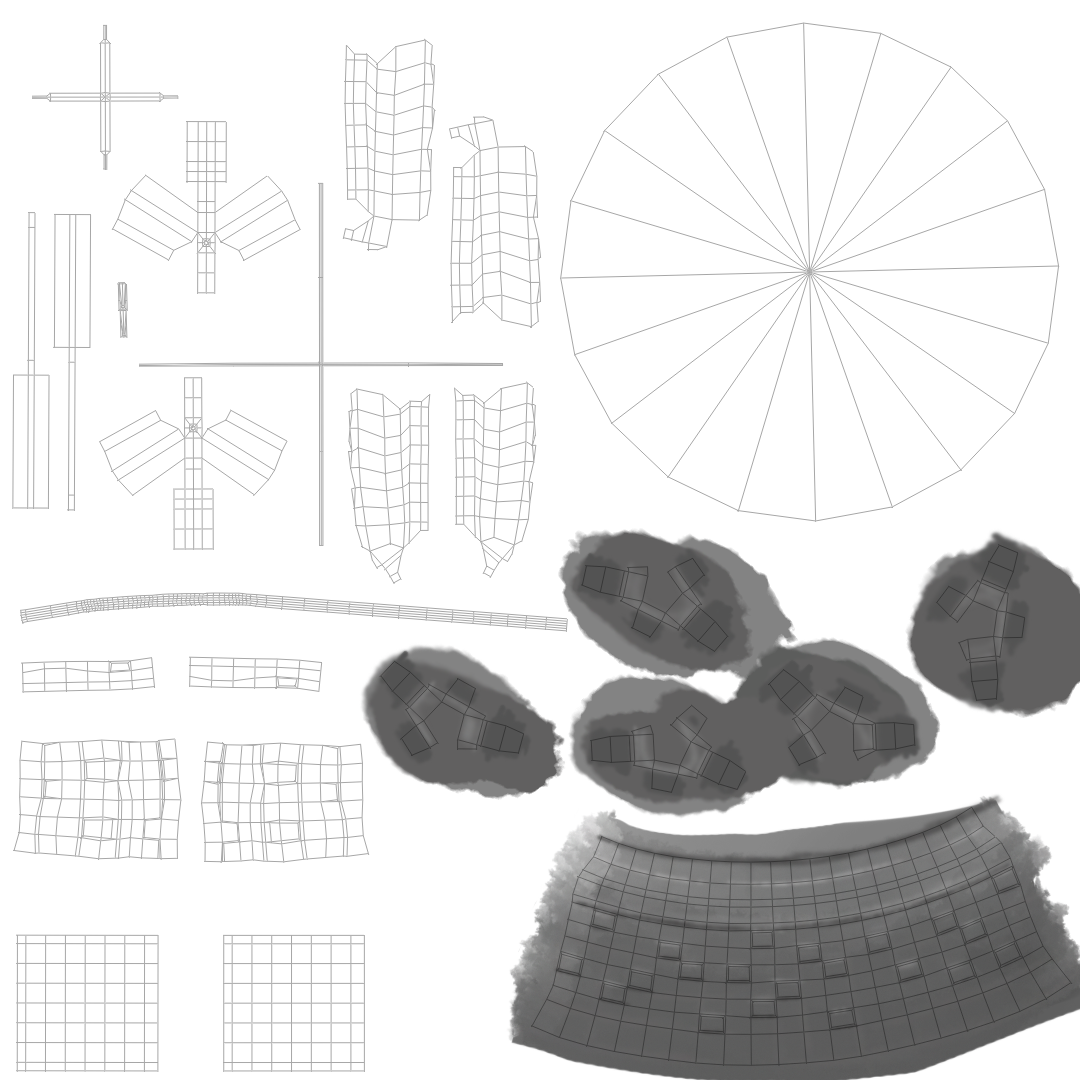
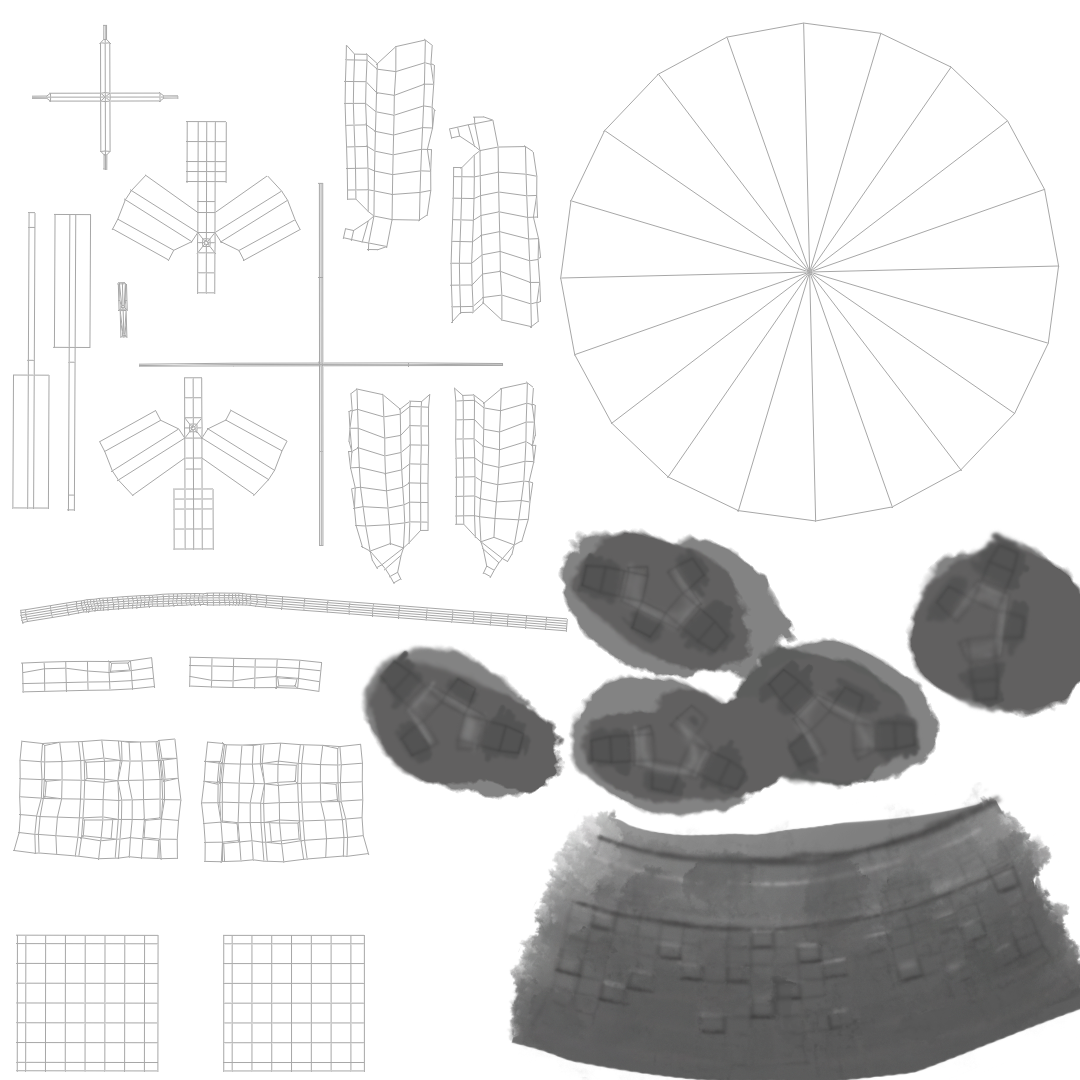
Layered file, before and after one edit (1080px x 1080px). Changes by layer:
removed layer "Layer 0" (was 35%) over [378, 543, 1073, 1072]
added layer "Layer 6 copy" above "Layer 7" over [378, 543, 1079, 1080]
added layer "Layer 7" above "Layer 5" over [524, 782, 1077, 1080]
